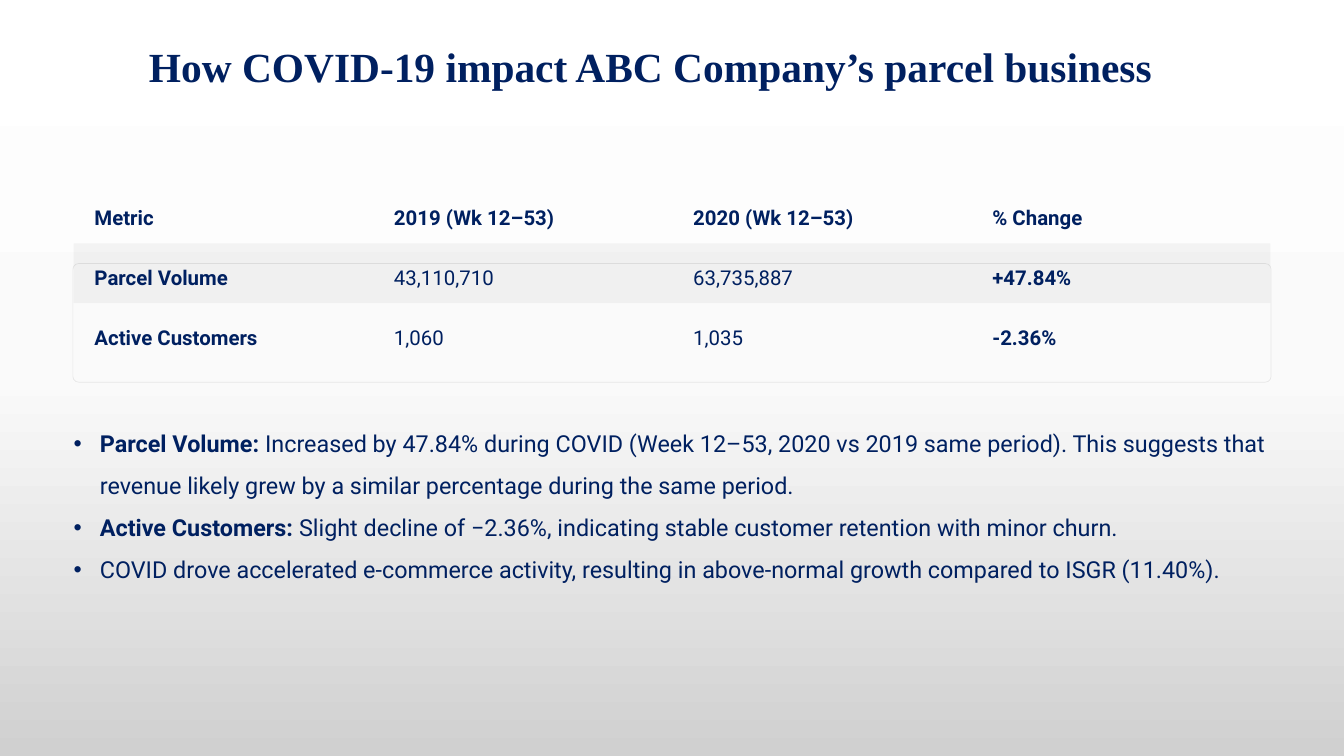
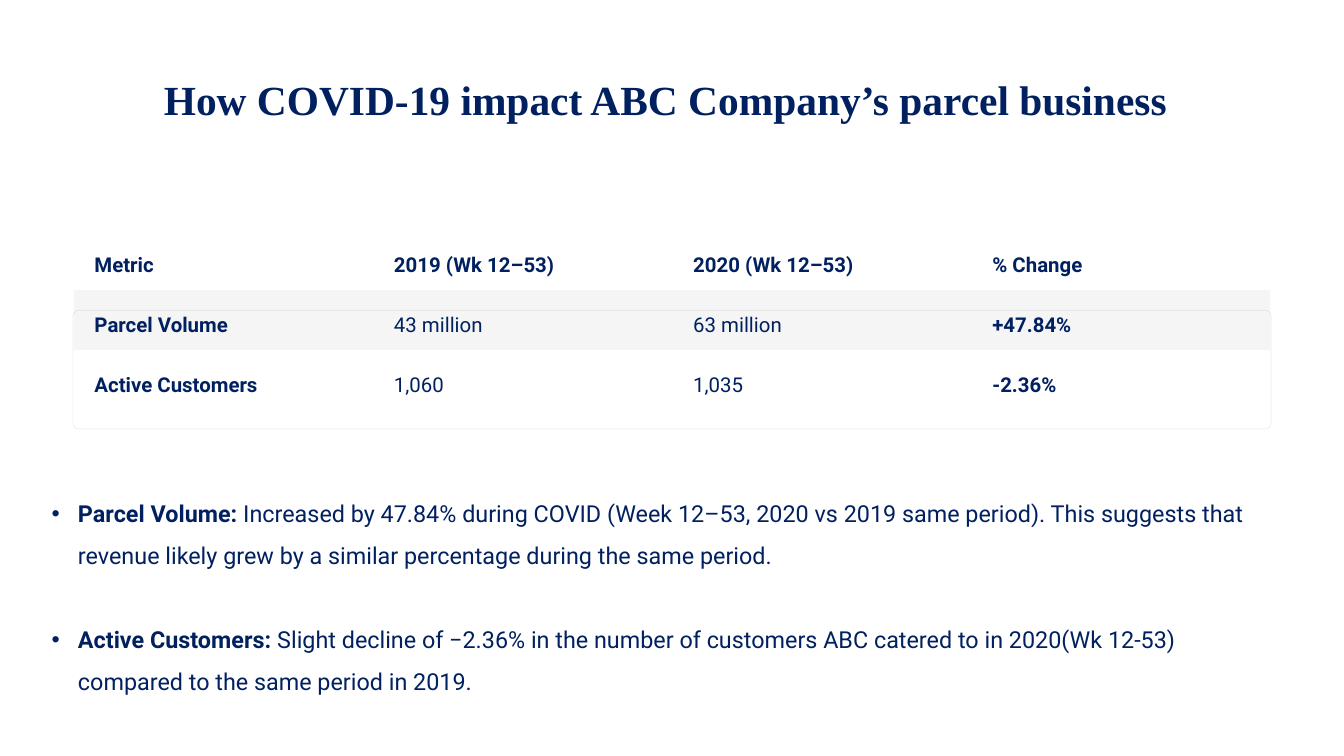
Before and after one commit to Nyleve-George/Covid_Parcel_Business_Project, a slide deck: slide 4 of PresentationE/The-COVID-19-Impact-on-ABC's-Business.pptx. Drawn at 1344x756 pixels with LibreOffice and Linux fonts; fonts in the diff are those of the drawing. Boxes give left, top, right and bottom in pixels: in the first picture for what was removed or moved away, otherwise in the second. Text is boxed around its words. In the diff, an @@ line names an element or a change of style, - is before the commit and + after.

```diff
--- a/PresentationE/The-COVID-19-Impact-on-ABC's-Business.pptx
+++ b/PresentationE/The-COVID-19-Impact-on-ABC's-Business.pptx
@@ background gradient #FFFFFF to #FBFBFB to #D1D1D1 to #FFFFFF @@
@@ text "How COVID-19 impact ABC Company’s ...": place and size @@
-text "How COVID-19 impact ABC Company’s ..." at box(149, 53, 1151, 90)
+text "How COVID-19 impact ABC Company’s ..." at box(164, 86, 1166, 123)
@@ 10 texts, 2 rectangles, 1 rounded rectangle: place and size @@
-10 texts, 2 rectangles, 1 rounded rectangle at box(73, 184, 1271, 382)
+10 texts, 2 rectangles, 1 rounded rectangle at box(73, 230, 1271, 428)
@@ text at box(394, 316, 483, 333): text changed @@
-43,110,710
+43 million
@@ text at box(693, 316, 782, 333): text changed @@
-63,735,887
+63 million
@@ text "Parcel Volume: Increased by 47.84% ...": place and size @@
-text "Parcel Volume: Increased by 47.84% ..." at box(100, 433, 1265, 583)
+text "Parcel Volume: Increased by 47.84% ..." at box(78, 503, 1243, 695)
@@ text at box(78, 629, 1175, 695): text changed @@
-• Active Customers: Slight decline of −2.36%, indicating stable customer retention with minor churn.
-• COVID drove accelerated e-commerce activity, resulting in above-normal growth compared to ISGR (11.40%).
+• Active Customers: Slight decline of −2.36% in the number of customers ABC catered to in 2020(Wk 12-53) compared to the same period in 2019.
```
Also in this commit, not shown: 7 other slides changed, 6 slides added, 2 slides removed, 2 other files.
